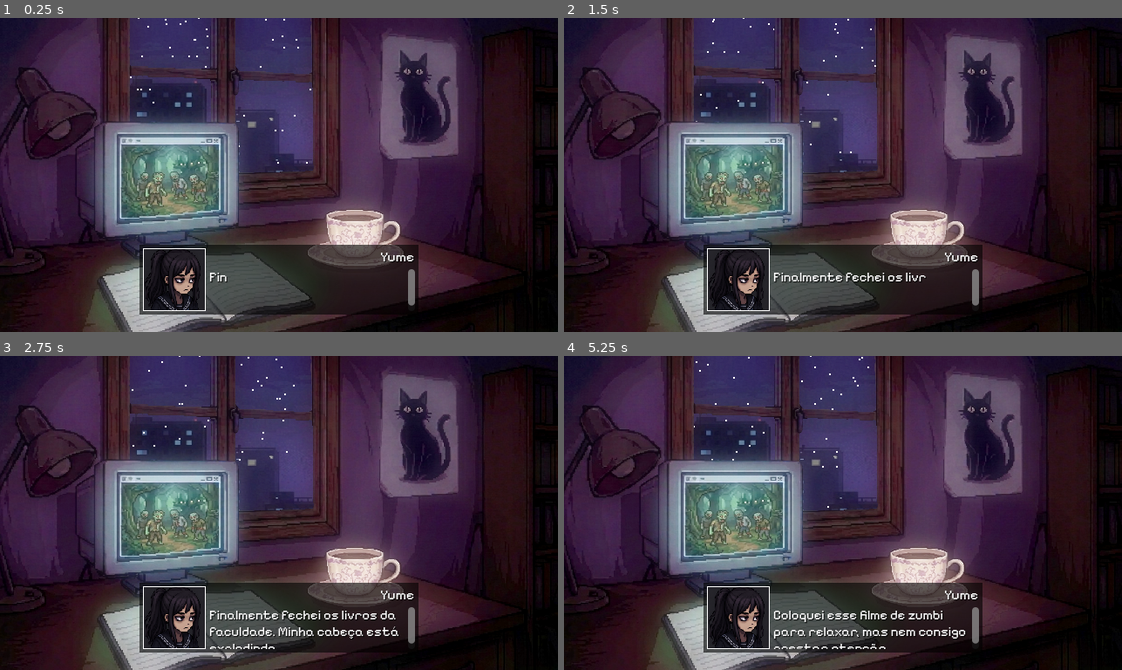
Above: before the commit, frames 1-4 (two rows, left to right).
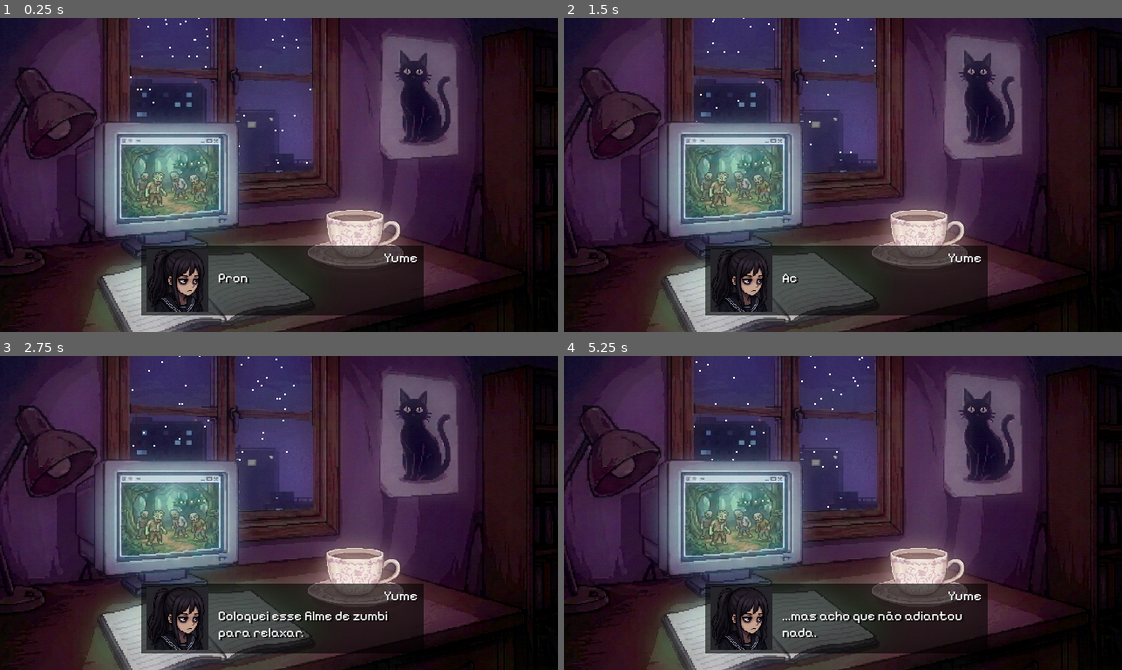
Above: after the commit, the same moments.

Repository: nandycodes/The-Weight-of-Tomorrow
Game: Godot game, scene res://scenes/room.tscn
Same seed, same stepped clock (60 frames per second), same inputs: the game is played once before the commit and once after it.
Inputs (mouse positions are in pixels of both pictures, inside the frame that each line leads up to):
- Up to frame 1 (0.25 s): no input
- Up to frame 2 (1.5 s): tap Enter (ui_accept) at 0.5 s; move the mouse to (965, 159) at 0.52 s; hold Enter (ui_accept) 0.53-1.28 s; hold Right (ui_right) from 0.53 s (still down); click (965, 159) at 0.67 s; move the mouse to (731, 190) at 1.27 s; click (731, 190) at 1.35 s
- Up to frame 3 (2.75 s): tap Enter (ui_accept) at 1.52, 1.55, 1.82 s; move the mouse to (334, 443) at 2.02 s; release Right (ui_right) at 2.03 s; hold Left (ui_left) from 2.03 s (still down); hold Enter (ui_accept) from 2.03 s (still down); tap E (interact) at 2.1 s; click (334, 443) at 2.17 s
- Up to frame 4 (5.25 s): move the mouse to (815, 575) at 2.77 s; release Left (ui_left) at 2.78 s; release Enter (ui_accept) at 2.78 s; hold Right (ui_right) 2.78-4.28 s; tap F (shoot) at 2.85 s; click (815, 575) at 2.92 s; tap Enter (ui_accept) at 3.02, 3.05, 3.32, 4.52, 4.55, 4.82 s; move the mouse to (1010, 560) at 3.52 s; hold Enter (ui_accept) 3.53-4.28 s; click (1010, 560) at 3.67 s; move the mouse to (675, 465) at 4.27 s; hold Left (ui_left) 4.28-5.03 s; click (675, 465) at 4.35 s; move the mouse to (870, 513) at 5.02 s; hold Right (ui_right) from 5.03 s (still down); hold Enter (ui_accept) from 5.03 s (still down); tap E (interact) at 5.1 s; click (870, 513) at 5.17 s

The runs differ from the first frame. In frame 1, 1.7% of the frame differs, in the area x 25-76%, y 72-95%; in frame 2, 2.0%; in frame 3, 2.9%; in frame 4, 2.9%.

Commit message:
Ajuste nas caixas de diálogo e roteiro da floresta

Diff:
--- a/dialog/dialog_screen.gd
+++ b/dialog/dialog_screen.gd
@@ -1,68 +1,23 @@
 extends Control
-class_name DialogScreen
 
-var _step: float = 0.05
+var data: Dictionary = {}
+var current_dialog_id: int = 0
 
-var _id: int = 0
-var data: Dictionary = {}
-
-@export_category("Objects")
-@export var _name: Label = null
-@export var _dialog: RichTextLabel = null
-@export var _faceset: TextureRect = null
-
-func _ready() -> void:
-	_initialize_dialog()
-
-func _process(_delta: float) -> void:
-
-	# Se apertar Enter/Espaço enquanto o texto está surgindo, acelera a velocidade
-	if Input.is_action_pressed("ui_accept") and _dialog.visible_ratio < 1:
-		_step = 0.01
-		return
-
-	# Caso contrário, mantém a velocidade normal
-	_step = 0.05
-
-	# Passar para a próxima fala do diálogo
-	if Input.is_action_just_pressed("ui_accept") and _dialog.visible_ratio >= 1:
-		_id += 1
-
-		# Se as falas acabaram
-		if _id >= data.size():
-
-			# Remove a caixa de diálogo
-			queue_free()
-
-			# Vai para a floresta
-			get_tree().change_scene_to_file("res://scenes/florest.tscn")
-
-		else:
-			_initialize_dialog()
+# Usamos caminhos genéricos para não dar erro se mudar o nome dos nós filhos
+@onready var faceset = get_node_or_null("Background/Faceset")
+@onready var name_label = get_node_or_null("Background/NameLabel")
+@onready var dialog_label = get_node_or_null("Background/DialogLabel")
 
 func _initialize_dialog() -> void:
+	current_dialog_id = 0
+	_update_dialog_ui()
 
-	# Verifica se o dicionário data tem informações antes de tentar carregar
-	if data.is_empty():
-		return
+func _update_dialog_ui() -> void:
+	if data.has(current_dialog_id):
+		var current_data = data[current_dialog_id]
 
-	_name.text = data[_id]["title"]
-	_dialog.text = data[_id]["dialog"]
-	_faceset.texture = load(data[_id]["faceset"])
-
-	_dialog.visible_characters = 0
-
-	# Efeito de digitar o texto letra por letra
-	while _dialog.visible_ratio < 1:
-
-		# Se o node foi removido da cena, para o loop
-		if !is_inside_tree():
-			return
-
-		await get_tree().create_timer(_step).timeout
-
-		# Verifica novamente após o await
-		if !is_inside_tree():
-			return
-
-		_dialog.visible_characters += 1
+		# Só atualiza se os nós existirem de verdade na cena
+		if dialog_label: dialog_label.text = current_data["dialog"]
+		if name_label: name_label.text = current_data["title"]
+		if faceset and ResourceLoader.exists(current_data["faceset"]):
+			faceset.texture = load(current_data["faceset"])
--- a/dialog/dialog_screen.tscn
+++ /dev/null
@@ -1,97 +0,0 @@
-[gd_scene format=3 uid="uid://cx84hlyxaf17s"]
-
-[ext_resource type="Texture2D" uid="uid://cj0o3ewtiqyx2" path="res://dialog/assets/yumeFace.png" id="1_ewhij"]
-[ext_resource type="Script" uid="uid://ctoupyc3legt6" path="res://dialog/dialog_screen.gd" id="1_hh11h"]
-[ext_resource type="FontFile" uid="uid://bseik7opcbfve" path="res://fonts/PixelifySans-Regular.ttf" id="2_hh11h"]
-
-[sub_resource type="LabelSettings" id="LabelSettings_et6mj"]
-line_spacing = 0.0
-font = ExtResource("2_hh11h")
-shadow_color = Color(0, 0, 0, 0.6)
-
-[node name="DialogScreen" type="Control" unique_id=1217775192 node_paths=PackedStringArray("_name", "_dialog", "_faceset")]
-custom_minimum_size = Vector2(320, 80)
-layout_mode = 3
-anchors_preset = 7
-anchor_left = 0.5
-anchor_top = 1.0
-anchor_right = 0.5
-anchor_bottom = 1.0
-offset_left = -160.0
-offset_top = -100.0
-offset_right = 160.0
-offset_bottom = -20.0
-grow_horizontal = 2
-grow_vertical = 0
-script = ExtResource("1_hh11h")
-_name = NodePath("Background/HContainer/VContainer/Name")
-_dialog = NodePath("Background/HContainer/VContainer/Dialog")
-_faceset = NodePath("Background/HContainer/Border/Faceset")
-
-[node name="Background" type="ColorRect" parent="." unique_id=592856319]
-layout_mode = 1
-anchors_preset = 15
-anchor_right = 1.0
-anchor_bottom = 1.0
-grow_horizontal = 2
-grow_vertical = 2
-color = Color(0, 0, 0, 0.6)
-
-[node name="HContainer" type="HBoxContainer" parent="Background" unique_id=1071150649]
-custom_minimum_size = Vector2(312, 72)
-layout_mode = 1
-anchors_preset = 8
-anchor_left = 0.5
-anchor_top = 0.5
-anchor_right = 0.5
-anchor_bottom = 0.5
-offset_left = -156.0
-offset_top = -36.0
-offset_right = 156.0
-offset_bottom = 36.0
-grow_horizontal = 2
-grow_vertical = 2
-
-[node name="Border" type="ColorRect" parent="Background/HContainer" unique_id=1245131748]
-custom_minimum_size = Vector2(72, 0)
-layout_mode = 2
-
-[node name="Faceset" type="TextureRect" parent="Background/HContainer/Border" unique_id=1175539303]
-custom_minimum_size = Vector2(70, 72)
-layout_mode = 1
-anchors_preset = 8
-anchor_left = 0.5
-anchor_top = 0.5
-anchor_right = 0.5
-anchor_bottom = 0.5
-offset_left = -35.0
-offset_top = -36.0
-offset_right = 35.0
-offset_bottom = 36.0
-grow_horizontal = 2
-grow_vertical = 2
-texture = ExtResource("1_ewhij")
-expand_mode = 1
-stretch_mode = 5
-
-[node name="VContainer" type="VBoxContainer" parent="Background/HContainer" unique_id=587002446]
-layout_mode = 2
-size_flags_horizontal = 3
-
-[node name="Name" type="Label" parent="Background/HContainer/VContainer" unique_id=615224514]
-layout_mode = 2
-text = "Yume"
-label_settings = SubResource("LabelSettings_et6mj")
-horizontal_alignment = 2
-vertical_alignment = 1
-
-[node name="Dialog" type="RichTextLabel" parent="Background/HContainer/VContainer" unique_id=1642087082]
-layout_mode = 2
-size_flags_vertical = 3
-theme_override_colors/font_outline_color = Color(0, 0, 0, 1)
-theme_override_colors/font_shadow_color = Color(0, 0, 0, 0.6)
-theme_override_constants/shadow_offset_x = 1
-theme_override_constants/shadow_offset_y = 1
-theme_override_fonts/normal_font = ExtResource("2_hh11h")
-theme_override_font_sizes/normal_font_size = 15
-text = "hhh"
--- /dev/null
+++ b/scenes/dialog_screen.gd
@@ -0,0 +1,96 @@
+extends Control
+
+# Cria o sinal que o seu quarto (room.gd) está esperando para iniciar a transição
+signal dialogo_fechou
+
+# Elementos visuais da caixinha
+@onready var faceset: TextureRect = $Background/HContainer/Border/Faceset
+@onready var name_label: Label = $Background/HContainer/VContainer/Name
+@onready var dialog_label: RichTextLabel = $Background/HContainer/VContainer/Dialog
+
+# Começa vazio para podermos mudar dinamicamente na floresta!
+var data: Dictionary = {}
+var current_dialog_id: int = 0
+var tween: Tween # Variável para controlar a animação do texto
+
+func _ready() -> void:
+	# SE NINGUÉM PASSOU FALA (ex: no Quarto), carrega o roteiro padrão do começo do jogo
+	if data.is_empty():
+		carregar_roteiro_quarto()
+
+	# Começa exibindo a primeira fala se os dados existirem
+	if data.size() > 0:
+		show_dialog()
+	else:
+		queue_free()
+
+func carregar_roteiro_quarto() -> void:
+	data = {
+		"0": {"title": "Yume", "dialog": "Pronto...", "faceset": "res://dialog/assets/yumeFace.png"},
+		"1": {"title": "Yume", "dialog": "Finalmente terminei de estudar tudo.", "faceset": "res://dialog/assets/yumeFace.png"},
+		"2": {"title": "Yume", "dialog": "Acho que revisei essa matéria umas mil vezes.", "faceset": "res://dialog/assets/yumeFace.png"},
+		"3": {"title": "Yume", "dialog": "Minha cabeça está até fervendo...", "faceset": "res://dialog/assets/yumeFace.png"},
+		"4": {"title": "Yume", "dialog": "Coloquei esse filme de zumbi para relaxar.", "faceset": "res://dialog/assets/yumeFace.png"},
+		"5": {"title": "Yume", "dialog": "Tentar distrair a mente antes de deitar.", "faceset": "res://dialog/assets/yumeFace.png"},
+		"6": {"title": "Yume", "dialog": "Mas está difícil focar na tela...", "faceset": "res://dialog/assets/yumeFace.png"},
+		"7": {"title": "Yume", "dialog": "Meus olhos estão pesando demais.", "faceset": "res://dialog/assets/yumeFace.png"},
+		"8": {"title": "Yume", "dialog": "Caramba, eu estou completamente exausta.", "faceset": "res://dialog/assets/yumeFace.png"},
+		"9": {"title": "Yume", "dialog": "Até tomei uma xícara de café...", "faceset": "res://dialog/assets/yumeFace.png"},
+		"10": {"title": "Yume", "dialog": "...mas acho que não adiantou nada.", "faceset": "res://dialog/assets/yumeFace.png"},
+		"11": {"title": "Yume", "dialog": "Não posso dormir aqui na mesa.", "faceset": "res://dialog/assets/yumeFace.png"},
+		"12": {"title": "Yume", "dialog": "Preciso levantar e ir para a cama...", "faceset": "res://dialog/assets/yumeFace.png"},
+		"13": {"title": "Yume", "dialog": "Só mais cinco minutinhos...", "faceset": "res://dialog/assets/yumeFace.png"},
+		"14": {"title": "Yume", "dialog": "Vou só fechar os olhos por um instan...", "faceset": "res://dialog/assets/yumeFace.png"}
+	}
+
+func _input(event: InputEvent) -> void:
+	var teclado_pressionado = event.is_action_pressed("ui_accept", false)
+	var mouse_pressionado = event is InputEventMouseButton and event.button_index == MOUSE_BUTTON_LEFT and event.pressed
+
+	if teclado_pressionado or mouse_pressionado:
+		get_viewport().set_input_as_handled()
+
+		# SE O TEXTO AINDA ESTIVER APARECENDO: Completa o texto instantaneamente ao clicar
+		if tween and tween.is_running():
+			tween.kill()
+			dialog_label.visible_ratio = 1.0
+			return # Para a execução aqui para não pular de fala direto
+
+		current_dialog_id += 1
+
+		# Se ainda tiver falas, mostra a próxima. Se não, fecha!
+		if current_dialog_id < data.size():
+			show_dialog()
+		else:
+			dialogo_fechou.emit() # Emite o sinal para o quarto saber que ela dormiu!
+			queue_free()
+
+func show_dialog() -> void:
+	var current_key = str(current_dialog_id)
+
+	if data.has(current_key):
+		var current_data = data[current_key]
+
+		name_label.text = current_data["title"]
+		dialog_label.text = current_data["dialog"]
+
+		# EFEITO MÁQUINA DE ESCREVER COM RITMO DE SONO:
+		dialog_label.visible_ratio = 0.0
+
+		if tween:
+			tween.kill()
+
+		tween = create_tween()
+
+		# Mantém a digitação mais lenta (0.06) expressando o cansaço
+		var duracao_do_texto = current_data["dialog"].length() * 0.06
+
+		tween.tween_property(dialog_label, "visible_ratio", 1.0, duracao_do_texto)
+
+		# Só tenta carregar o faceset se o caminho não estiver vazio e o arquivo existir
+		if current_data["faceset"] != "" and ResourceLoader.exists(current_data["faceset"]):
+			faceset.texture = load(current_data["faceset"])
+		else:
+			faceset.texture = null
+	else:
+		queue_free()
--- a/scenes/dialog_screen.tscn
+++ b/scenes/dialog_screen.tscn
@@ -1,5 +1,6 @@
 [gd_scene format=3 uid="uid://c3m31hjnegdom"]
 
+[ext_resource type="Script" uid="uid://cvc5qchkwe81l" path="res://scenes/dialog_screen.gd" id="1_t2e62"]
 [ext_resource type="Texture2D" uid="uid://cj0o3ewtiqyx2" path="res://dialog/assets/yumeFace.png" id="2_8ryl4"]
 [ext_resource type="FontFile" uid="uid://bseik7opcbfve" path="res://fonts/PixelifySans-Regular.ttf" id="3_8kmho"]
 
@@ -23,6 +24,7 @@
 grow_horizontal = 2
 grow_vertical = 0
 size_flags_vertical = 4
+script = ExtResource("1_t2e62")
 
 [node name="Background" type="ColorRect" parent="." unique_id=418342968]
 layout_mode = 1
@@ -47,10 +49,12 @@
 offset_bottom = 36.0
 grow_horizontal = 2
 grow_vertical = 2
+theme_override_constants/separation = 10
 
 [node name="Border" type="ColorRect" parent="Background/HContainer" unique_id=1509102180]
 custom_minimum_size = Vector2(72, 0)
 layout_mode = 2
+color = Color(1, 1, 1, 0)
 
 [node name="Faceset" type="TextureRect" parent="Background/HContainer/Border" unique_id=896185631]
 custom_minimum_size = Vector2(70, 70)
@@ -60,10 +64,10 @@
 anchor_top = 0.5
 anchor_right = 0.5
 anchor_bottom = 0.5
-offset_left = -35.0
+offset_left = -38.0
 offset_top = -36.0
-offset_right = 35.0
-offset_bottom = 36.0
+offset_right = 38.0
+offset_bottom = 36.663513
 grow_horizontal = 2
 grow_vertical = 2
 scale = Vector2(1, 0.99086875)
--- /dev/null
+++ b/scenes/florest.gd
@@ -0,0 +1,71 @@
+extends Node2D
+
+# Criamos a variável vazia primeiro
+var caixa_dialogo: Control
+
+func _ready() -> void:
+	# Força o script a esperar um frame para garantir que o CanvasLayer carregou tudo
+	await get_tree().process_frame
+
+	# Agora que está tudo carregado, pegamos a referência sem erro
+	caixa_dialogo = $CanvasLayer/DialogScreen as Control
+
+	# Só dispara o diálogo se o nó realmente foi encontrado
+	if caixa_dialogo:
+		configurar_dialogo_floresta()
+	else:
+		print("Erro: Não encontrei o nó DialogScreen dentro de CanvasLayer!")
+
+func configurar_dialogo_floresta() -> void:
+	var novas_falas: Dictionary = {
+		"0": {
+			"title": "Yume",
+			"dialog": "... Ahn?",
+			"faceset": "res://dialog/assets/yumeFace.png"
+		},
+		"1": {
+			"title": "Yume",
+			"dialog": "Onde eu estou?...",
+			"faceset": "res://dialog/assets/yumeFace.png"
+		},
+		"2": {
+			"title": "Yume",
+			"dialog": "Que lugar escuro é esse?...",
+			"faceset": "res://dialog/assets/yumeFace.png"
+		},
+		"3": {
+			"title": "Yume",
+			"dialog": "Eu estava no meu quarto ainda há pouco.",
+			"faceset": "res://dialog/assets/yumeFace.png"
+		},
+		"4": {
+			"title": "Yume",
+			"dialog": "Estava terminando de estudar na mesa...",
+			"faceset": "res://dialog/assets/yumeFace.png"
+		},
+		"5": {
+			"title": "Yume",
+			"dialog": "Que frio estranho... Esse vento parece real demais.",
+			"faceset": "res://dialog/assets/yumeFace.png"
+		},
+		"6": {
+			"title": "Yume",
+			"dialog": "Será que eu peguei no sono e estou sonhando?",
+			"faceset": "res://dialog/assets/yumeFace.png"
+		},
+		"7": {
+			"title": "Yume",
+			"dialog": "Isso está me dando um baita pressentimento ruim...",
+			"faceset": "res://dialog/assets/yumeFace.png"
+		},
+		"8": {
+			"title": "Yume",
+			"dialog": "Preciso achar uma saída daqui. Rápido.",
+			"faceset": "res://dialog/assets/yumeFace.png"
+		}
+	}
+
+	# Alimenta os dados com segurança
+	caixa_dialogo.data = novas_falas
+	caixa_dialogo.current_dialog_id = 0
+	caixa_dialogo.show_dialog()
--- a/scenes/florest.tscn
+++ b/scenes/florest.tscn
@@ -1,5 +1,6 @@
 [gd_scene format=4 uid="uid://byxyymsvx6y03"]
 
+[ext_resource type="Script" uid="uid://c2w2gqn875053" path="res://scenes/florest.gd" id="1_0fl1t"]
 [ext_resource type="Texture2D" uid="uid://bpm2qngymdkpv" path="res://sprites/backgrounds/background_florest/1.png" id="1_ah75g"]
 [ext_resource type="Texture2D" uid="uid://sqh5upnsbohf" path="res://sprites/backgrounds/background_florest/2.png" id="2_jghty"]
 [ext_resource type="Texture2D" uid="uid://cv4a0p6ka8rry" path="res://sprites/backgrounds/background_florest/3.png" id="3_ktom5"]
@@ -148,7 +149,8 @@
 [ext_resource type="Texture2D" uid="uid://whmp68muiktm" path="res://sprites/backgrounds/tilessets/Tilesets/gate-1.png.png" id="146_nolii"]
 [ext_resource type="Script" uid="uid://bvuw3edt3hw0k" path="res://scripts/dialogue_trigger.gd" id="147_ar4gl"]
 [ext_resource type="PackedScene" uid="uid://cey7t5kh5qpdq" path="res://entities/zumbi.tscn" id="149_fdl86"]
-[ext_resource type="Script" uid="uid://dn1yo6tfci3gs" path="res://scripts/kill_zone.gd" id="149_ua1k5"]
+[ext_resource type="Script" path="res://scripts/kill_zone.gd" id="149_ua1k5"]
+[ext_resource type="PackedScene" uid="uid://c3m31hjnegdom" path="res://scenes/dialog_screen.tscn" id="151_e4btn"]
 
 [sub_resource type="RectangleShape2D" id="RectangleShape2D_4geq8"]
 size = Vector2(635.5, 220)
@@ -2239,6 +2241,7 @@
 distance = -0.51586056
 
 [node name="Florest" type="Node2D" unique_id=832750081]
+script = ExtResource("1_0fl1t")
 metadata/_edit_vertical_guides_ = [-1051.0]
 
 [node name="1" type="Parallax2D" parent="." unique_id=1476739835]
@@ -2468,6 +2471,14 @@
 [node name="Zumbi" parent="." unique_id=892923030 instance=ExtResource("149_fdl86")]
 position = Vector2(1711, 265)
 
+[node name="CanvasLayer" type="CanvasLayer" parent="." unique_id=675205842]
+
+[node name="DialogScreen" parent="CanvasLayer" unique_id=1866440993 instance=ExtResource("151_e4btn")]
+offset_left = -187.0
+offset_top = -109.0
+offset_right = 133.0
+offset_bottom = -29.0
+
 [connection signal="body_entered" from="GatilhoEscuridao" to="GatilhoEscuridao" method="_on_body_entered"]
 [connection signal="body_entered" from="Lever" to="Lever" method="_on_body_entered"]
 [connection signal="body_entered" from="DialogueTrigger" to="DialogueTrigger" method="_on_body_entered"]
--- a/scenes/room.tscn
+++ b/scenes/room.tscn
@@ -5,6 +5,7 @@
 [ext_resource type="Texture2D" uid="uid://x38lc08dcx85" path="res://sprites/backgrounds/Cenario_Quarto/quarto.png" id="3_qvc4m"]
 [ext_resource type="Shader" uid="uid://cpg3wva6op3ad" path="res://Shaders/monitor.gdshader" id="4_7dqbv"]
 [ext_resource type="Texture2D" uid="uid://duvj0o71lwrfj" path="res://sprites/backgrounds/Cenario_Quarto/monitor.png" id="5_ybpoa"]
+[ext_resource type="PackedScene" uid="uid://c3m31hjnegdom" path="res://scenes/dialog_screen.tscn" id="6_jn645"]
 
 [sub_resource type="ShaderMaterial" id="ShaderMaterial_xorjj"]
 shader = ExtResource("4_7dqbv")
@@ -18,6 +19,42 @@
 glow_hdr_threshold = 2.12
 glow_hdr_scale = 2.5
 glow_hdr_luminance_cap = 174.13
+
+[sub_resource type="Animation" id="Animation_jn645"]
+length = 0.001
+tracks/0/type = "value"
+tracks/0/imported = false
+tracks/0/enabled = true
+tracks/0/path = NodePath("ColorRect:modulate")
+tracks/0/interp = 1
+tracks/0/loop_wrap = true
+tracks/0/keys = {
+"times": PackedFloat32Array(0),
+"transitions": PackedFloat32Array(1),
+"update": 0,
+"values": [Color(1, 1, 1, 0)]
+}
+
+[sub_resource type="Animation" id="Animation_qvc4m"]
+resource_name = "fade_to_black"
+tracks/0/type = "value"
+tracks/0/imported = false
+tracks/0/enabled = true
+tracks/0/path = NodePath("ColorRect:modulate")
+tracks/0/interp = 1
+tracks/0/loop_wrap = true
+tracks/0/keys = {
+"times": PackedFloat32Array(0, 1),
+"transitions": PackedFloat32Array(1, 1),
+"update": 0,
+"values": [Color(1, 1, 1, 0), Color(1, 1, 1, 1)]
+}
+
+[sub_resource type="AnimationLibrary" id="AnimationLibrary_7dqbv"]
+_data = {
+&"RESET": SubResource("Animation_jn645"),
+&"fade_to_black": SubResource("Animation_qvc4m")
+}
 
 [node name="Room" type="Node2D" unique_id=575272322]
 scale = Vector2(1.015286, 0.99449193)
@@ -54,3 +91,20 @@
 environment = SubResource("Environment_xwbdb")
 
 [node name="HUD" type="CanvasLayer" parent="." unique_id=1749191953]
+
+[node name="ColorRect" type="ColorRect" parent="HUD" unique_id=704928789]
+modulate = Color(1, 1, 1, 0)
+offset_left = -4.0
+offset_top = -3.0
+offset_right = 637.0
+offset_bottom = 368.0
+color = Color(0, 0, 0, 1)
+
+[node name="AnimationPlayer" type="AnimationPlayer" parent="HUD" unique_id=1926288851]
+libraries/ = SubResource("AnimationLibrary_7dqbv")
+
+[node name="DialogScreen" parent="HUD" unique_id=1866440993 instance=ExtResource("6_jn645")]
+offset_left = -158.00002
+offset_top = -99.00003
+offset_right = 166.04657
+offset_bottom = -19.00003
--- a/scripts/Yume.gd
+++ b/scripts/Yume.gd
@@ -17,6 +17,15 @@
 
 func _physics_process(delta):
 
+	# TRAVA DE DIÁLOGO: Se a caixinha de texto existir na cena, ela fica parada e o código abaixo é ignorado
+	if get_tree().root.find_child("DialogScreen", true, false):
+		velocity.x = 0
+		if !is_on_floor():
+			velocity.y += GRAVITY * delta # Mantém a gravidade funcionando caso ela caia de algum lugar
+		move_and_slide()
+		anim.play("idle") # Força ela a ficar na animação de respirar/parada
+		return # Interrompe a função aqui para ela não ler os comandos do teclado
+
 	if esta_morta:
 		if !is_on_floor():
 			velocity.y += GRAVITY * delta
@@ -30,7 +39,7 @@
 		velocity.y += GRAVITY * delta
 
 
-	#  ATAQUE
+	#   ATAQUE
 
 	if Input.is_action_just_pressed("attackb") and !attacking:
 
--- a/scripts/dialog_screen.gd
+++ b/scripts/dialog_screen.gd
@@ -0,0 +1,38 @@
+extends Control
+
+# Cria o sinal que o seu quarto (room.gd) está esperando para iniciar a transição
+signal dialogo_fechou
+
+# Elementos visuais da caixinha
+@onready var faceset: TextureRect = $Background/HContainer/Border/Faceset
+@onready var name_label: Label = $Background/HContainer/VContainer/Name
+@onready var dialog_label: Label = $Background/HContainer/VContainer/Dialog
+
+var data: Dictionary = {}
+var current_dialog_id: int = 0
+
+func _ready() -> void:
+	# Começa exibindo a primeira fala se os dados existirem
+	if data.size() > 0:
+		show_dialog()
+	else:
+		queue_free()
+
+func _input(event: InputEvent) -> void:
+	# Passa o diálogo ao clicar com o mouse ou apertar Espaço/Enter
+	if event.is_action_pressed("ui_accept") or (event is InputEventMouseButton and event.pressed and event.button_index == MOUSE_BUTTON_LEFT):
+		current_dialog_id += 1
+
+		# Se ainda tiver falas, mostra a próxima. Se não, fecha!
+		if current_dialog_id < data.size():
+			show_dialog()
+		else:
+			dialogo_fechou.emit() # Emite o sinal para o quarto escurecer!
+			queue_free()
+
+func show_dialog() -> void:
+	# Atualiza os textos e a foto do personagem na tela
+	var current_data = data[current_dialog_id]
+	name_label.text = current_data["title"]
+	dialog_label.text = current_data["dialog"]
+	faceset.texture = load(current_data["faceset"])
--- a/scripts/room.gd
+++ b/scripts/room.gd
@@ -1,42 +1,24 @@
 extends Node2D
 
-# Carrega a cena da caixinha de diálogo na memória
-const DIALOG_SCREEN = preload("res://dialog/dialog_screen.tscn")
-
-var dialogue_data: Dictionary = {
-	0: {
-		"faceset": "res://dialog/assets/yumeFace.png",
-		"dialog": "Finalmente fechei os livros da faculdade. Minha cabeça está explodindo.",
-		"title": "Yume"
-	},
-	1: {
-		"faceset": "res://dialog/assets/yumeFace.png",
-		"dialog": "Coloquei esse filme de zumbi para relaxar, mas nem consigo prestar atenção.",
-		"title": "Yume"
-	},
-	2: {
-		"faceset": "res://dialog/assets/yumeFace.png",
-		"dialog": "As imagens só passam pela tela... Meus pensamentos continuam longe.",
-		"title": "Yume"
-	},
-	3: {
-		"faceset": "res://dialog/assets/yumeFace.png",
-		"dialog": "Só queria descansar sem sentir o peso do amanhã martelando na mente.",
-		"title": "Yume"
-	}
-}
+# Pega a referência do seu AnimationPlayer do HUD
+@onready var animation_player: AnimationPlayer = $HUD/AnimationPlayer
 
 func _ready() -> void:
+	# Garante que o quadrado preto comece totalmente invisível no início do jogo
+	$HUD/ColorRect.modulate.a = 0.0
 
-	# Espera um frame para carregar os elementos da cena
-	await get_tree().process_frame
+	# Conecta o sinal da sua caixinha de diálogo para saber quando ela terminar
+	if has_node("HUD/DialogScreen"):
+		$HUD/DialogScreen.dialogo_fechou.connect(_on_dialogo_terminou)
 
-	if has_node("HUD"):
+func _on_dialogo_terminou() -> void:
+	# 1. Roda a animação para começar a escurecer a tela
+	animation_player.play("fade_to_black")
 
-		# Cria a caixa de diálogo
-		var new_dialog = DIALOG_SCREEN.instantiate()
-		new_dialog.data = dialogue_data
-		$HUD.add_child(new_dialog)
+	# 2. Em vez de esperar o final da animação, espera apenas o tempo exato que você quiser!
+	# "get_tree().create_timer(1.1)" faz o jogo pausar por 1.1 segundos.
+	# Como sua animação dura 1.0 segundo, com 1.1 ela fica só um "piscar de olhos" no preto.
+	await get_tree().create_timer(1.1).timeout
 
-	else:
-		print("ERRO: O nó chamado HUD não foi encontrado na cena do quarto!")
+	# 3. Troca instantaneamente para a floresta
+	get_tree().change_scene_to_file("res://scenes/florest.tscn")
Not shown, added: scenes/dialog_screen.gd.uid
Not shown, added: scenes/florest.gd.uid
Not shown: 1 places in scenes/florest.tscn that only renumber resources
